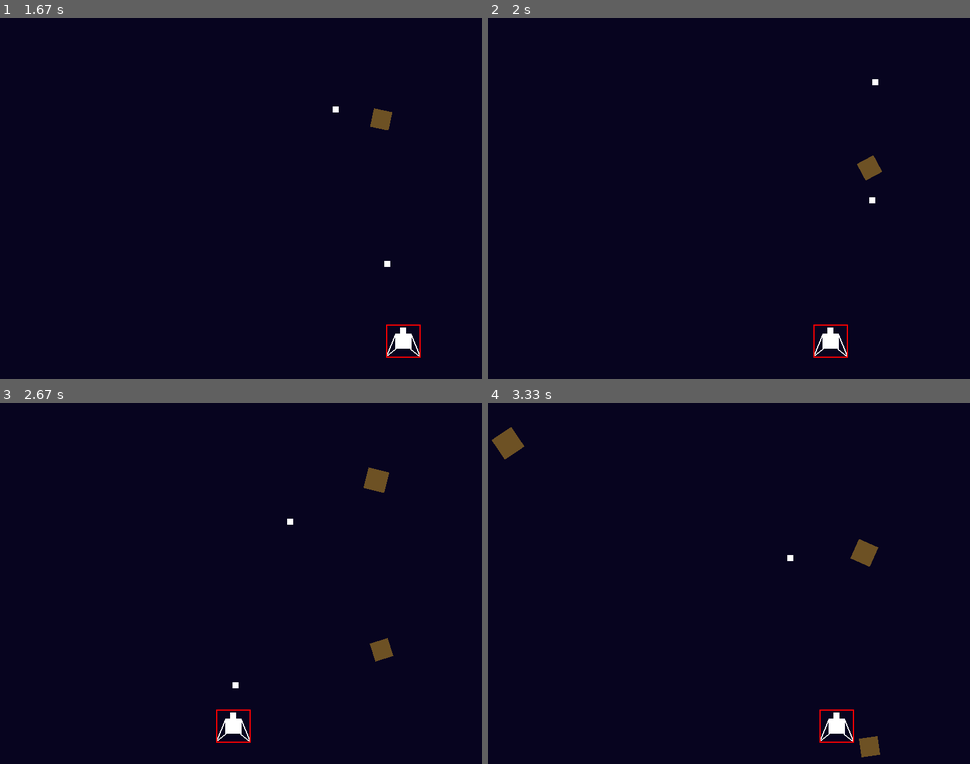
Above: before the commit, frames 1-4 (two rows, left to right).
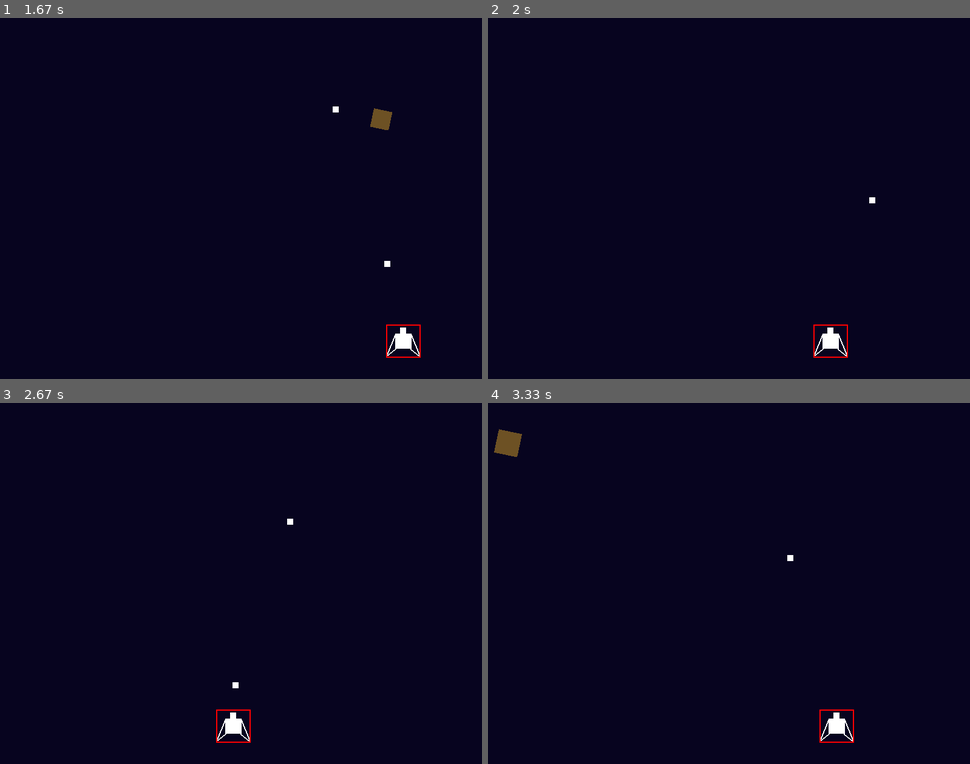
Above: after the commit, the same moments.

Repository: gnikkoch96/pygame-projects
Game: pygame game, started from test_game/shootemup_game/main.py
Two runs of this game, one before a commit and one after it. Both use one fixed random seed, a clock stepped at 60 frames per second and the inputs below.
Inputs:
- Up to frame 1 (1.67 s): tap Space at 0.33, 0.73, 1.03, 1.23, 1.53 s; hold Right 0.67-1.13 s; hold Right 1.17-1.63 s
- Up to frame 2 (2 s): hold Left from 1.67 s (still down); tap Space at 1.73 s
- Up to frame 3 (2.67 s): tap Space at 2.03, 2.3, 2.6 s; release Left at 2.2 s; hold Left 2.23-2.63 s
- Up to frame 4 (3.33 s): hold Right 2.67-3.3 s; tap Space at 2.73, 3.03 s

Frame 1 is identical in both runs. In frame 2, 0.2% of the frame differs, in the area x 76-82%, y 16-45%; in frame 3, 0.5%; in frame 4, 0.6%, in the area x 0-82%, y 6-99%.

Commit message:
feat: added collision check between bullets and meteors

Diff:
--- a/test_game/shootemup_game/main.py
+++ b/test_game/shootemup_game/main.py
@@ -40,6 +40,20 @@
         meteor_pool.get_meteor(rand_x, 0, rand_size, rand_speed)
         last_meteor_spawn = current_time
 
+def check_collisions():
+    # player/meteor collisions
+    for meteor in meteor_pool.active_meteors[:]:
+        # player collides with meteor
+        if player.hitbox.colliderect(meteor.rect):
+            meteor.is_alive = False
+
+    # bullet/meteor collision
+    for bullet in bullet_pool.active_bullets[:]:
+        for meteor in meteor_pool.active_meteors[:]:
+            if bullet.rect.colliderect(meteor.rect):
+                bullet.is_alive = False
+                meteor.is_alive = False
+
 def check_input():
     global running
 
@@ -53,16 +67,10 @@
 def update():
     # meteor generation
     handle_meteor_generation()
-
     player.update()
     meteor_pool.update_all()
     bullet_pool.update_all()
-
-    # check for collisions
-    for meteor in meteor_pool.active_meteors[:]:
-        if player.hitbox.colliderect(meteor.rect):
-            meteor.is_alive = False
-
+    check_collisions()
 
 def render():
     screen.fill(BACKGROUND_COLOR)
